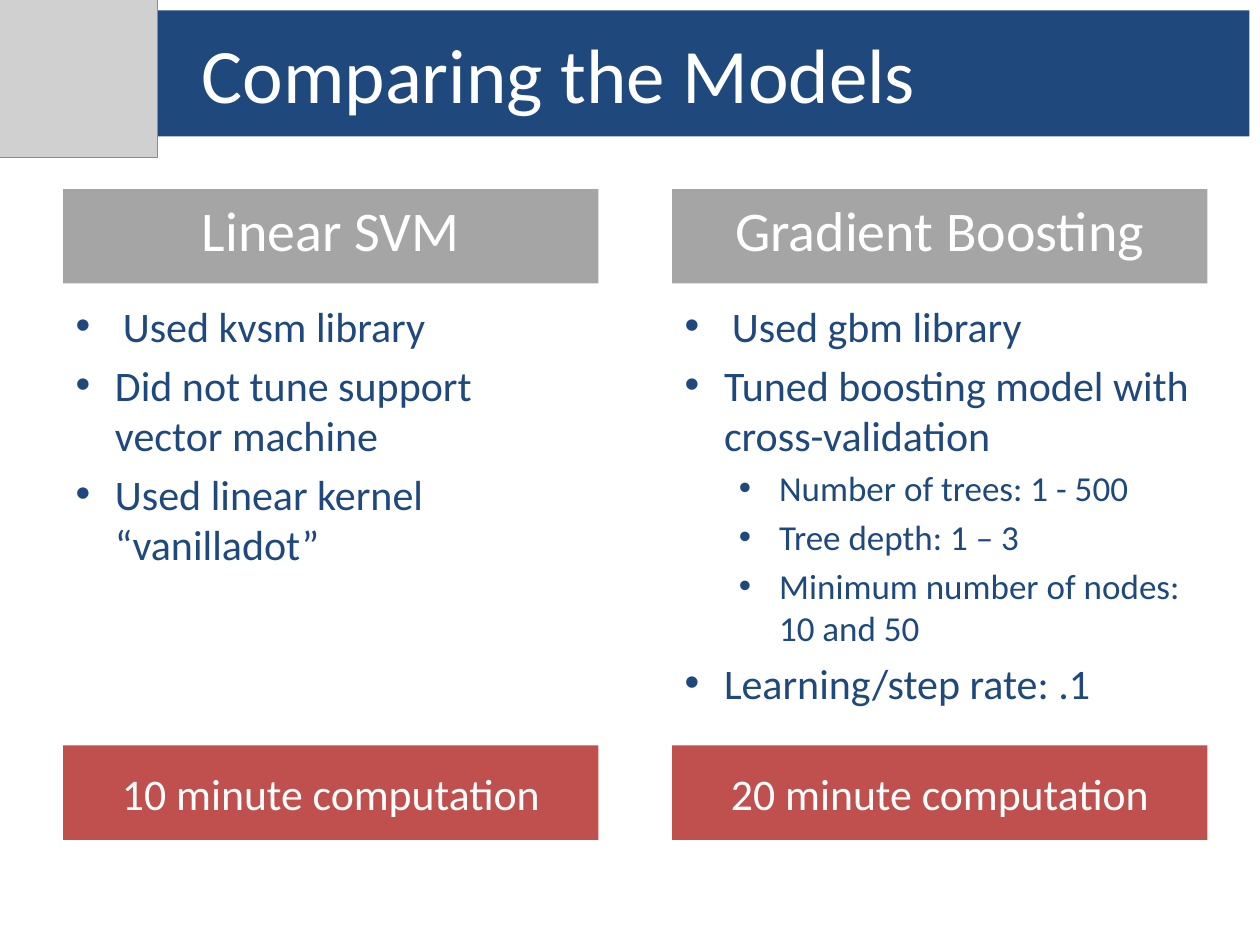
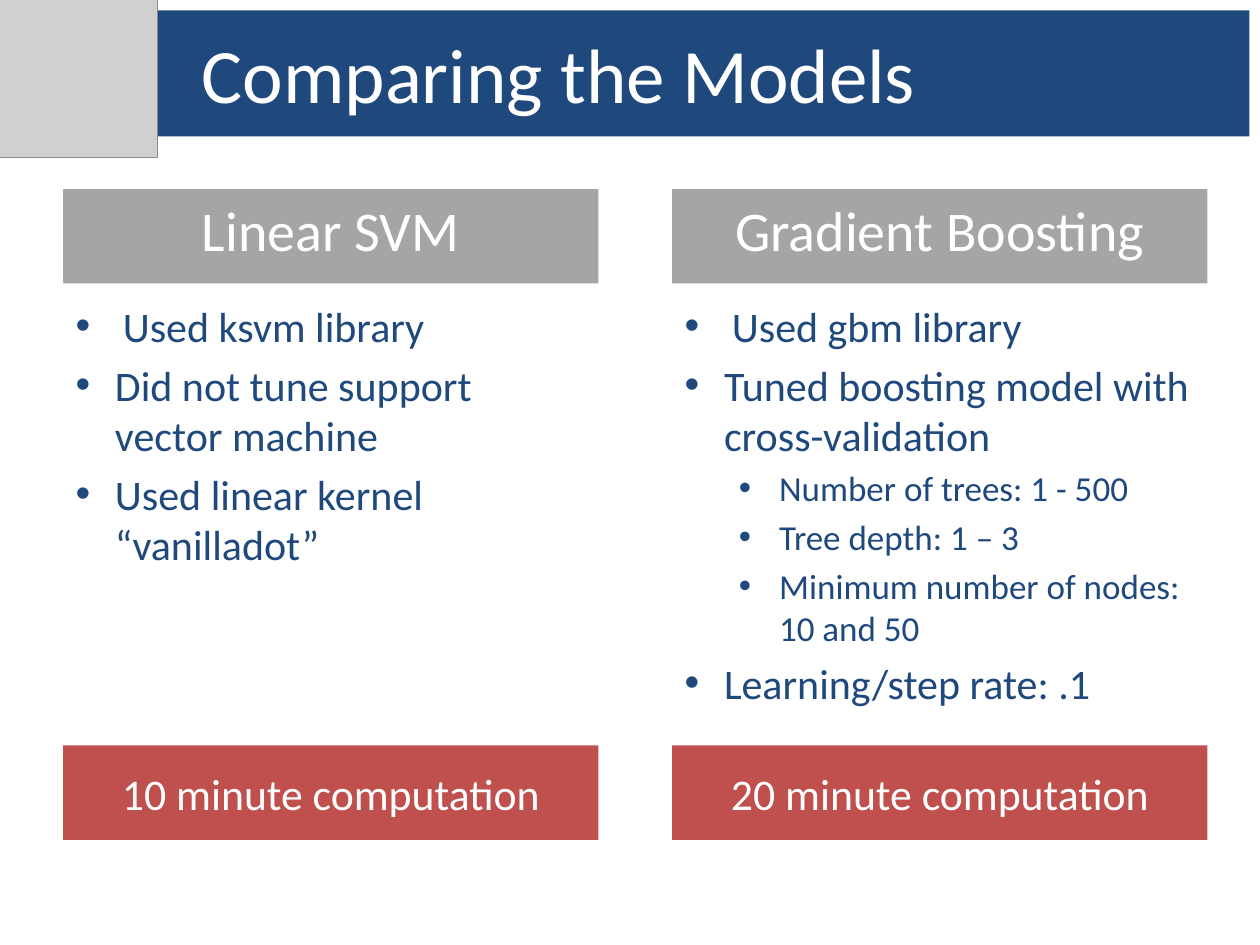
Before and after one commit to yueshengu/Predict-cats-and-dogs, a slide deck: slide 7 of Project3Group9.pptx. Drawn at 1260x945 pixels with LibreOffice and Linux fonts; fonts in the diff are those of the drawing; grey boxes stand for pictures. Boxes give left, top, right and bottom in pixels: in the first picture for what was removed or moved away, otherwise in the second. Text is boxed around its words. In the diff, an @@ line names an element or a change of style, - is before the commit and + after.

Commit message:
update ppt

```diff
--- a/Project3Group9.pptx
+++ b/Project3Group9.pptx
@@ text at [123, 313, 424, 349]: text changed @@
-• Used kvsm library
+• Used ksvm library
```
